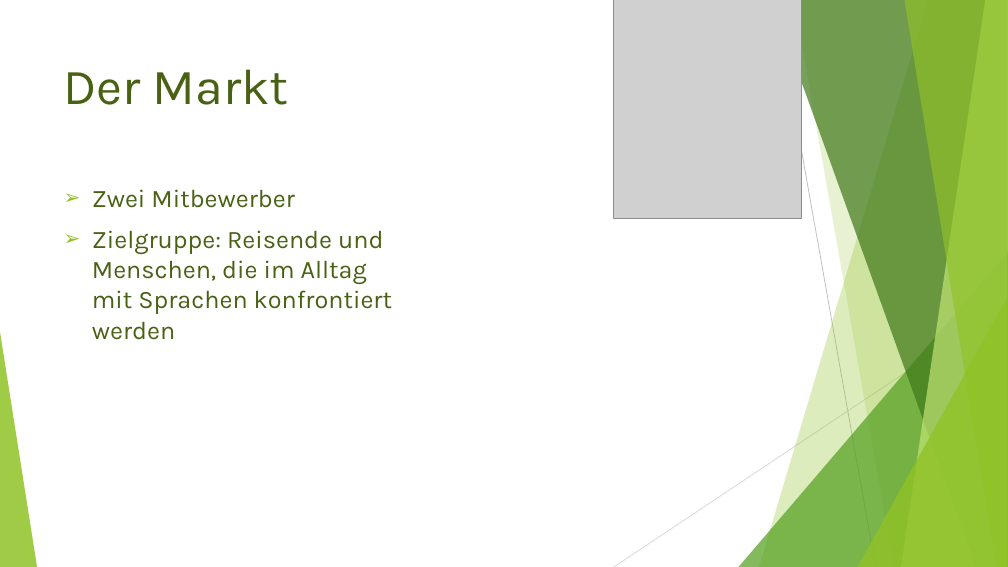
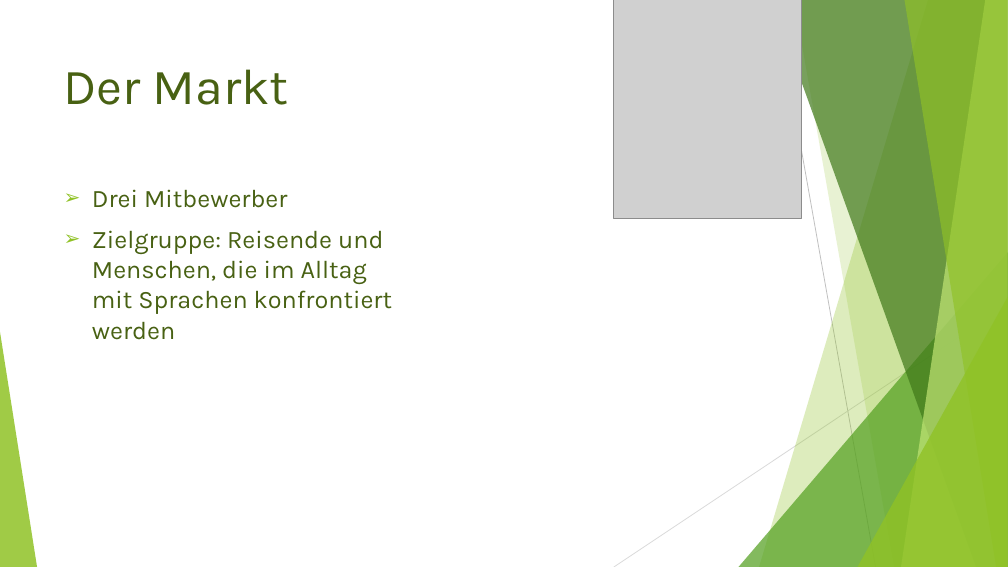
Before and after one commit to Loligxp/BV_Projekt, a slide deck: slide 8 of PodHandler.pptx. Drawn at 1008x567 pixels with LibreOffice and Linux fonts; fonts in the diff are those of the drawing; grey boxes stand for pictures. Boxes give left, top, right and bottom in pixels: in the first picture for what was removed or moved away, otherwise in the second. Text is boxed around its words. In the diff, an @@ line names an element or a change of style, - is before the commit and + after.

```diff
--- a/PodHandler.pptx
+++ b/PodHandler.pptx
@@ text at (x1=92, y1=189, x2=287, y2=208): text changed @@
-➢ Zwei Mitbewerber
+➢ Drei Mitbewerber
```
Also in this commit, not shown: 3 other slides changed.
